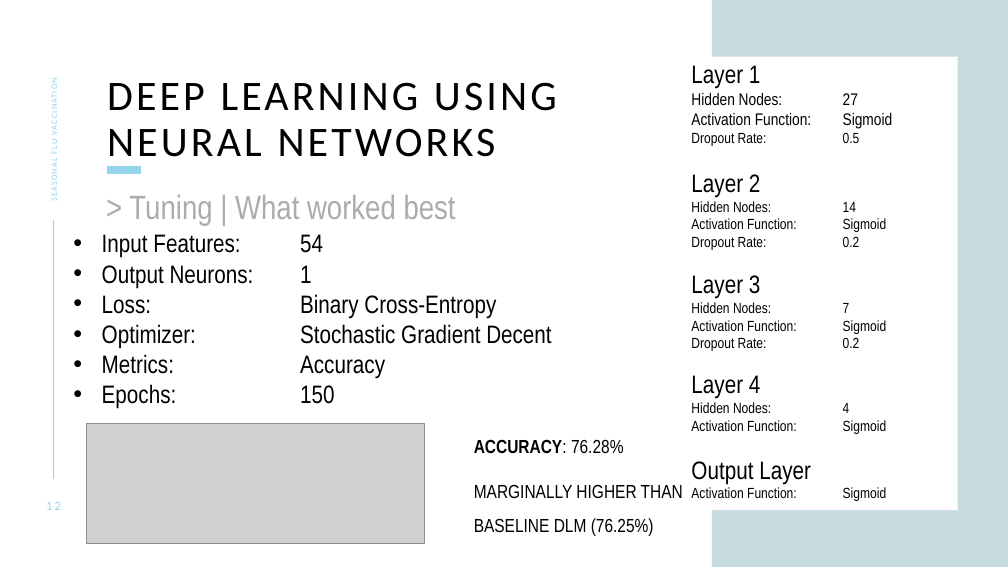
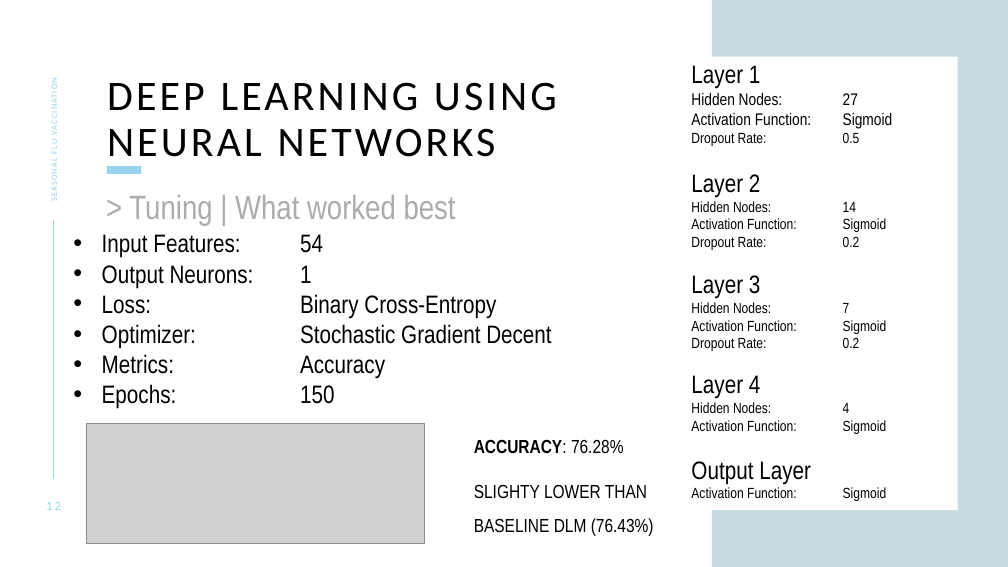
Before and after one commit to lfraccaro1/fintech_project_2, a slide deck: slide 12 of Seasonal flu vaccination - Presentation.pptx. Drawn at 1008x567 pixels with LibreOffice and Linux fonts; fonts in the diff are those of the drawing; grey boxes stand for pictures. Boxes give left, top, right and bottom in pixels: in the first picture for what was removed or moved away, otherwise in the second. Text is boxed around its words. In the diff, an @@ line names an element or a change of style, - is before the commit and + after.

```diff
--- a/Seasonal flu vaccination - Presentation.pptx
+++ b/Seasonal flu vaccination - Presentation.pptx
@@ text at <box>474,484,654,536</box>: text changed @@
-MARGINALLY HIGHER THAN BASELINE DLM (76.25%)
+SLIGHTY LOWER THAN BASELINE DLM (76.43%)
```
Also in this commit, not shown: 5 other slides changed.
